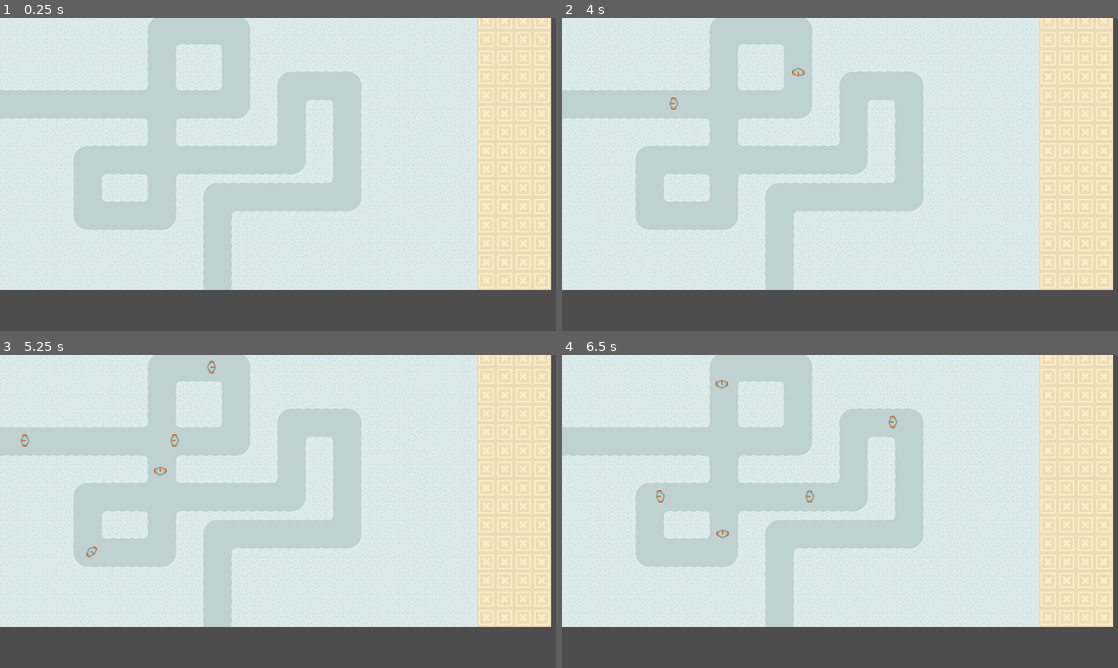
Above: before the commit, frames 1-4 (two rows, left to right).
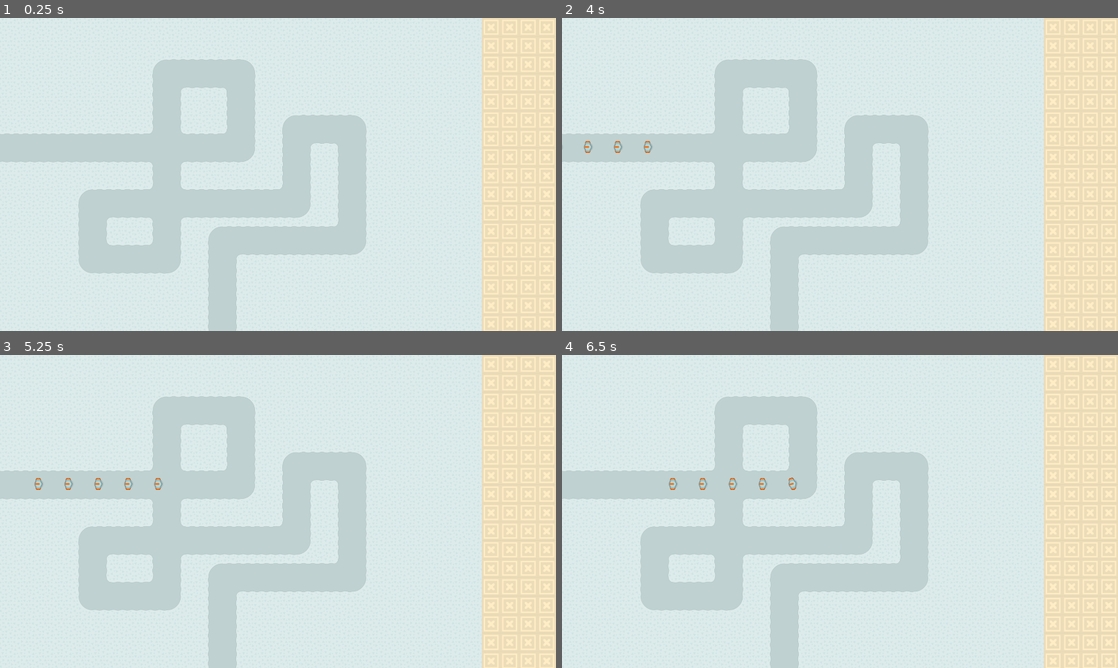
Above: after the commit, the same moments.

Repository: higaAndrew/yesterdayTD
Game: Godot game, scene res://maps/btd6_map.tscn
The game is run twice, just before and just after one commit, with the same random seed, the same clock (stepped at 60 frames per second) and the same inputs.
Inputs:
- Up to frame 1 (0.25 s): no input
- Up to frame 2 (4 s): tap Enter at 0.5, 2 s; tap Space at 1.25, 2.75 s
- Up to frame 3 (5.25 s): no input
- Up to frame 4 (6.5 s): no input

The runs differ from the first frame. In frame 1, 31% of the frame differs, in the area x 0-100%, y 0-100%; in frame 2, 31%; in frame 3, 31%; in frame 4, 31%.

Commit message:
added health component and map exit objective

Diff:
--- /dev/null
+++ b/Yesterday's TD/components/damage_component.gd
@@ -0,0 +1,4 @@
+class_name DamageComponent
+extends Node2D
+
+@export var damage := 1.0
--- /dev/null
+++ b/Yesterday's TD/components/damage_component.tscn
@@ -0,0 +1,6 @@
+[gd_scene load_steps=2 format=3 uid="uid://cnsxlsmmva55o"]
+
+[ext_resource type="Script" path="res://components/damage_component.gd" id="1_t301e"]
+
+[node name="DamageComponent" type="Node2D"]
+script = ExtResource("1_t301e")
--- a/Yesterday's TD/components/health_component.gd
+++ b/Yesterday's TD/components/health_component.gd
@@ -1,15 +1,30 @@
 class_name HealthComponent
-extends Node
+extends Node2D
 
-@export var damage_sound: AudioStreamPlayer
-@export var death_sound: AudioStreamPlayer
-@export var health := 100
+signal took_damage(current_health: float)
+signal health_zero
 
-var dead := false
+@export var max_health := 100.00
+@export var starting_health := max_health
 
-func die() -> void:
-	dead = true
-	health = 0
-	if death_sound:
-		death_sound.play()
-	get_parent().queue_free()
+var current_health
+
+
+func initialize_health() -> void:
+	# set starting health
+	# if a starting health hasn't been set, just default to the max health
+	if starting_health == 0:
+		current_health = max_health
+	else:
+		current_health = starting_health
+
+
+func take_damage(damage: float) -> void:
+	# deal damage and subtract it from health
+	# if health is below zero, set it to zero
+	if current_health > 0.0:
+		current_health -= damage
+		took_damage.emit(current_health)
+	elif current_health < 0.0:
+		current_health = 0.0
+		health_zero.emit()
--- a/Yesterday's TD/components/health_component.tscn
+++ b/Yesterday's TD/components/health_component.tscn
@@ -1,6 +1,6 @@
-[gd_scene load_steps=2 format=3 uid="uid://dam5el5b3n68c"]
+[gd_scene load_steps=2 format=3 uid="uid://bnaf32ds8tyh8"]
 
 [ext_resource type="Script" path="res://components/health_component.gd" id="1_h76ue"]
 
-[node name="HealthComponent" type="Node"]
+[node name="HealthComponent" type="Node2D"]
 script = ExtResource("1_h76ue")
--- /dev/null
+++ b/Yesterday's TD/components/hitbox_component.gd
@@ -0,0 +1,35 @@
+class_name HitboxComponent
+extends Area2D
+
+signal enemy_entered(enemy: Node2D)
+signal enemy_exited(enemy: Node2D)
+signal tower_entered(tower: Node2D)
+signal tower_exited(tower: Node2D)
+
+@export var health_component: HealthComponent
+
+@onready var collision_shape: CollisionShape2D= get_child(0)
+
+
+func enable_collision() -> void:
+	collision_shape.set_deferred("disabled", false)
+
+
+func disable_collision() -> void:
+	collision_shape.set_deferred("disabled", true)
+
+
+func _on_body_entered(body: Node2D) -> void:
+	# determine what collided with self
+	if body.is_in_group("enemy"):
+		enemy_entered.emit(body)
+	elif body.is_in_group("tower"):
+		tower_entered.emit(body)
+
+
+func _on_body_exited(body: Node2D) -> void:
+	# determine what stopped colliding with selfhow
+	if body.is_in_group("enemy"):
+		enemy_exited.emit(body)
+	elif body.is_in_group("tower"):
+		tower_exited.emit(body)
--- /dev/null
+++ b/Yesterday's TD/components/hitbox_component.tscn
@@ -0,0 +1,14 @@
+[gd_scene load_steps=2 format=3 uid="uid://boec0e7ocyg1x"]
+
+[ext_resource type="Script" path="res://components/hitbox_component.gd" id="1_hajs4"]
+
+[node name="HitboxComponent" type="Area2D"]
+collision_layer = 0
+collision_mask = 0
+script = ExtResource("1_hajs4")
+
+[node name="Hitbox" type="CollisionShape2D" parent="."]
+debug_color = Color(0.992157, 0, 0.254902, 0.203922)
+
+[connection signal="body_entered" from="." to="." method="_on_body_entered"]
+[connection signal="body_exited" from="." to="." method="_on_body_exited"]
--- a/Yesterday's TD/components/path_follow_component.gd
+++ b/Yesterday's TD/components/path_follow_component.gd
@@ -1,20 +1,17 @@
+class_name PathFollowComponent
 extends Node2D
 
+@export var health_component: HealthComponent
 @export var speed_component: SpeedComponent
-@export var health_component: HealthComponent
+
+var stopped := false
 
 @onready var path := $"../../" as PathFollow2D
-
-var finished := false
 
 
 func _physics_process(delta: float) -> void:
 	# follow along the map's path
 	path.set_progress(path.get_progress() + speed_component.speed * delta)
-	# delete when reaching exit
+	# if node has reached the end of the path and nothing has happened, throw an error
 	if path.get_progress_ratio() == 1:
-		# if parent has health, set it to 0 and delete it
-		if health_component and not finished:
-			health_component.die()
-		# only execute once
-		finished = true
+		push_error("Object has reached end of path with no reaction. Are you missing the objective?")
--- a/Yesterday's TD/components/speed_component.gd
+++ b/Yesterday's TD/components/speed_component.gd
@@ -1,4 +1,4 @@
 class_name SpeedComponent
-extends Node
+extends Node2D
 
 @export var speed := 100
--- a/Yesterday's TD/components/speed_component.tscn
+++ b/Yesterday's TD/components/speed_component.tscn
@@ -1,6 +1,6 @@
-[gd_scene load_steps=2 format=3 uid="uid://c5flvivtmyn06"]
+[gd_scene load_steps=2 format=3 uid="uid://cvnnnkilx5af0"]
 
 [ext_resource type="Script" path="res://components/speed_component.gd" id="1_8vrc3"]
 
-[node name="SpeedComponent" type="Node"]
+[node name="SpeedComponent" type="Node2D"]
 script = ExtResource("1_8vrc3")
--- /dev/null
+++ b/Yesterday's TD/entities/enemies/robots/enemy2/enemy_2.tscn
@@ -0,0 +1,48 @@
+[gd_scene load_steps=7 format=3 uid="uid://c2id8k7jlq4e5"]
+
+[ext_resource type="Texture2D" uid="uid://y0d27pup6vc5" path="res://assets/enemies/robots/piston/robot1_gun.png" id="1_5qi5s"]
+[ext_resource type="Script" path="res://components/hitbox_component.gd" id="2_25eos"]
+[ext_resource type="Script" path="res://components/health_component.gd" id="3_ta0wx"]
+[ext_resource type="Script" path="res://components/speed_component.gd" id="4_3rxnn"]
+
+[sub_resource type="SpriteFrames" id="SpriteFrames_ga8m1"]
+animations = [{
+"frames": [],
+"loop": true,
+"name": &"die",
+"speed": 5.0
+}, {
+"frames": [{
+"duration": 1.0,
+"texture": ExtResource("1_5qi5s")
+}],
+"loop": true,
+"name": &"idle",
+"speed": 5.0
+}]
+
+[sub_resource type="CapsuleShape2D" id="CapsuleShape2D_w22ky"]
+radius = 26.0
+height = 58.0
+
+[node name="Enemy2" type="PathFollow2D"]
+
+[node name="Enemy2" type="CharacterBody2D" parent="."]
+
+[node name="AnimatedSprite2D" type="AnimatedSprite2D" parent="Enemy2"]
+sprite_frames = SubResource("SpriteFrames_ga8m1")
+animation = &"idle"
+autoplay = "idle"
+
+[node name="CollisionShape2D" type="CollisionShape2D" parent="Enemy2"]
+shape = SubResource("CapsuleShape2D_w22ky")
+
+[node name="HitboxComponent" type="Area2D" parent="Enemy2" node_paths=PackedStringArray("health_component")]
+script = ExtResource("2_25eos")
+health_component = NodePath("../HealthComponent")
+
+[node name="HealthComponent" type="Node2D" parent="Enemy2"]
+script = ExtResource("3_ta0wx")
+
+[node name="SpeedComponent" type="Node2D" parent="Enemy2"]
+script = ExtResource("4_3rxnn")
--- a/Yesterday's TD/entities/enemies/robots/piston/piston.gd
+++ b/Yesterday's TD/entities/enemies/robots/piston/piston.gd
@@ -1,2 +1,8 @@
 class_name Piston
-extends PathFollow2D
+extends CharacterBody2D
+
+@onready var health_component := $HealthComponent as HealthComponent
+@onready var damage_component := $DamageComponent as DamageComponent
+
+func _ready() -> void:
+	health_component.initialize_health()
--- a/Yesterday's TD/entities/enemies/robots/piston/piston.tscn
+++ b/Yesterday's TD/entities/enemies/robots/piston/piston.tscn
@@ -7,10 +7,12 @@
 [ext_resource type="Texture2D" uid="uid://bfd8jtx3tya8n" path="res://assets/effects/robot_death/explosionSmoke4.png" id="4_4g0f2"]
 [ext_resource type="Texture2D" uid="uid://cxfhod374t8ac" path="res://assets/effects/robot_death/explosionSmoke5.png" id="5_4qfwk"]
 [ext_resource type="Texture2D" uid="uid://bb65qlw8e7icj" path="res://assets/enemies/robots/piston/robot1_stand.png" id="6_7ae0j"]
-[ext_resource type="PackedScene" uid="uid://uc2jeyvfhvsl" path="res://components/path_follow_component.tscn" id="7_xjso5"]
 [ext_resource type="Script" path="res://components/speed_component.gd" id="8_mp73h"]
 [ext_resource type="Script" path="res://components/health_component.gd" id="9_0ehvv"]
 [ext_resource type="AudioStream" uid="uid://c0j7l2dcmfa2" path="res://assets/sounds/Material Layer Metal C.wav" id="10_jg614"]
+[ext_resource type="PackedScene" uid="uid://boec0e7ocyg1x" path="res://components/hitbox_component.tscn" id="12_pe2c0"]
+[ext_resource type="Script" path="res://components/path_follow_component.gd" id="13_3uwld"]
+[ext_resource type="Script" path="res://components/damage_component.gd" id="13_cxr4j"]
 
 [sub_resource type="SpriteFrames" id="SpriteFrames_525do"]
 animations = [{
@@ -43,35 +45,52 @@
 "speed": 5.0
 }]
 
-[sub_resource type="CapsuleShape2D" id="CapsuleShape2D_2r43l"]
+[sub_resource type="CapsuleShape2D" id="CapsuleShape2D_xhx5n"]
 radius = 15.0
-height = 46.0
+height = 48.0
 
-[node name="Piston" type="PathFollow2D"]
+[sub_resource type="CapsuleShape2D" id="CapsuleShape2D_h2gkj"]
+radius = 15.0
+height = 48.0
+
+[node name="Piston" type="PathFollow2D" groups=["enemy", "robot"]]
 loop = false
+
+[node name="Piston" type="CharacterBody2D" parent="." groups=["enemy", "robot"]]
+collision_mask = 4
 script = ExtResource("1_kdqmm")
 
-[node name="Area2D" type="Area2D" parent="."]
-
-[node name="AnimatedSprite2D" type="AnimatedSprite2D" parent="Area2D"]
+[node name="AnimatedSprite2D" type="AnimatedSprite2D" parent="Piston"]
 sprite_frames = SubResource("SpriteFrames_525do")
 animation = &"idle"
 autoplay = "idle"
 
-[node name="CollisionShape2D" type="CollisionShape2D" parent="Area2D"]
-shape = SubResource("CapsuleShape2D_2r43l")
+[node name="CollisionShape2D" type="CollisionShape2D" parent="Piston"]
+shape = SubResource("CapsuleShape2D_xhx5n")
 
-[node name="HealthComponent" type="Node" parent="Area2D" node_paths=PackedStringArray("death_sound")]
-script = ExtResource("9_0ehvv")
-death_sound = NodePath("../DeathSound")
+[node name="DeathSound" type="AudioStreamPlayer" parent="Piston"]
+stream = ExtResource("10_jg614")
 
-[node name="SpeedComponent" type="Node" parent="Area2D"]
-script = ExtResource("8_mp73h")
-speed = 1000
-
-[node name="PathFollowComponent" parent="Area2D" node_paths=PackedStringArray("speed_component", "health_component") instance=ExtResource("7_xjso5")]
-speed_component = NodePath("../SpeedComponent")
+[node name="HitboxComponent" parent="Piston" node_paths=PackedStringArray("health_component") instance=ExtResource("12_pe2c0")]
+collision_layer = 1
 health_component = NodePath("../HealthComponent")
 
-[node name="DeathSound" type="AudioStreamPlayer" parent="Area2D"]
-stream = ExtResource("10_jg614")
+[node name="Hitbox" parent="Piston/HitboxComponent" index="0"]
+shape = SubResource("CapsuleShape2D_h2gkj")
+
+[node name="HealthComponent" type="Node2D" parent="Piston"]
+script = ExtResource("9_0ehvv")
+
+[node name="SpeedComponent" type="Node2D" parent="Piston"]
+script = ExtResource("8_mp73h")
+speed = 200
+
+[node name="DamageComponent" type="Node2D" parent="Piston"]
+script = ExtResource("13_cxr4j")
+
+[node name="PathFollowComponent2" type="Node2D" parent="Piston" node_paths=PackedStringArray("health_component", "speed_component")]
+script = ExtResource("13_3uwld")
+health_component = NodePath("../HealthComponent")
+speed_component = NodePath("../SpeedComponent")
+
+[editable path="Piston/HitboxComponent"]
--- a/Yesterday's TD/maps/btd6_map.gd
+++ b/Yesterday's TD/maps/btd6_map.gd
@@ -13,8 +13,12 @@
 	[	# wave 1
 		{"enemy_type": "piston", "enemy_count": 5, "spawn_delay": 0.5, "group_delay": 2.0},
 		{"enemy_type": "piston", "enemy_count": 10, "spawn_delay": 0.25, "group_delay": 5.0},
-		{"enemy_type": "piston", "enemy_count": 7, "spawn_delay": 0.1, "group_delay": 0.0},
+		{"enemy_type": "piston", "enemy_count": 7, "spawn_delay": 0.1, "group_delay": 0.1},
 	],
+	[	# wave 2
+		{"enemy_type": "piston", "enemy_count": 30, "spawn_delay": 0.01, "group_delay": 0.001},
+		{"enemy_type": "piston", "enemy_count": 30, "spawn_delay": 0.05, "group_delay": 0.0},
+	]
 ]
 
 
--- a/Yesterday's TD/maps/btd6_map.tscn
+++ b/Yesterday's TD/maps/btd6_map.tscn
@@ -463,15 +463,14 @@
 
 [sub_resource type="Curve2D" id="Curve2D_40nko"]
 _data = {
-"points": PackedVector2Array(0, 0, 0, 0, -79, 445, 0, 0, 0,  …(723 unchanged characters)… 63.9803, 767, 820, 0, 0, 0, 0, 768, 1152)
+"points": PackedVector2Array(0, 0, 0, 0, -79, 445, 0, 0, 0,  …(723 unchanged characters)… 63.9803, 767, 820, 0, 0, 0, 0, 768, 1152, 0, 0, 0, 0, 769, 1619)
 }
-point_count = 24
+point_count = 25
 
 [node name="BTD6Map" type="Node2D"]
 script = ExtResource("1_1w58e")
 
 [node name="Camera2D" parent="." instance=ExtResource("1_8xxvl")]
-position = Vector2(17, 150)
 anchor_mode = 0
 
 [node name="MonkeyMeadow" type="TextureRect" parent="."]
@@ -481,6 +480,7 @@
 texture = ExtResource("1_y4di1")
 
 [node name="TileMap" type="TileMap" parent="."]
+z_index = -1000
 tile_set = SubResource("TileSet_e2cai")
 format = 2
 layer_0/name = "Ground"
@@ -499,7 +499,10 @@
 [node name="Spawner" parent="." instance=ExtResource("5_ux7xf")]
 position = Vector2(-79, 445)
 
+[node name="Objective" parent="." instance=ExtResource("7_yo4ga")]
+position = Vector2(765, 1080)
+
 [node name="Gamerules" parent="." instance=ExtResource("7_uh61t")]
 
-[node name="Objective" parent="." instance=ExtResource("7_yo4ga")]
-position = Vector2(769, 1171)
+[editable path="Objective"]
+[editable path="Objective/HitboxComponent"]
--- a/Yesterday's TD/maps/gamerules/gamerules.gd
+++ b/Yesterday's TD/maps/gamerules/gamerules.gd
@@ -1,5 +1,6 @@
 class_name Gamerules
 extends Node
 
+# gamemode types: classic, eggs, reverse, x2, x10
 @export var gamemode := "classic"
 @export var monet := 500
--- a/Yesterday's TD/maps/objective/objective.gd
+++ b/Yesterday's TD/maps/objective/objective.gd
@@ -1,5 +1,34 @@
 class_name Objective
 extends Area2D
 
-# gamemode types: classic, eggs, reverse, x2, x10
-@export var gamemode := "classic"
+@onready var health_component := $HealthComponent as HealthComponent
+@onready var hitbox_component := $HitboxComponent as HitboxComponent
+@onready var collision_shape := $CollisionShape2D as CollisionShape2D
+@onready var life_lost := $LifeLost as AudioStreamPlayer
+
+
+func _ready() -> void:
+	health_component.initialize_health()
+	health_component.took_damage.connect(_health_changed)
+	health_component.health_zero.connect(_die)
+	hitbox_component.enemy_exited.connect(_enemy_exited)
+
+
+func _health_changed(current_health: float) -> void:
+	print("The objective now has %s health remaining!" % current_health)
+
+
+func _die() -> void:
+	print("The objective is dead!")
+
+
+func _enemy_exited(enemy: Node2D) -> void:
+	# if an enemy has passed the objective without being killed, the objective takes damage
+	health_component.take_damage(enemy.damage_component.damage)
+	# check to see if enemy is a child of PathFollow2D
+	var enemy_parent = enemy.get_parent()
+	if enemy_parent is PathFollow2D:
+		enemy_parent.queue_free()
+		life_lost.play()
+	else:
+		enemy.queue_free()
--- a/Yesterday's TD/maps/objective/objective.tscn
+++ b/Yesterday's TD/maps/objective/objective.tscn
@@ -1,16 +1,36 @@
-[gd_scene load_steps=4 format=3 uid="uid://ds456n3wq4sok"]
+[gd_scene load_steps=7 format=3 uid="uid://ds456n3wq4sok"]
 
 [ext_resource type="Script" path="res://maps/objective/objective.gd" id="1_mg63i"]
-[ext_resource type="AudioStream" uid="uid://b0jjmr6ngw7lv" path="res://assets/sounds/Casual Enemy Damage C.wav" id="2_qsb76"]
+[ext_resource type="Script" path="res://components/health_component.gd" id="2_awtpy"]
+[ext_resource type="PackedScene" uid="uid://boec0e7ocyg1x" path="res://components/hitbox_component.tscn" id="3_tmjf1"]
+[ext_resource type="AudioStream" uid="uid://b0jjmr6ngw7lv" path="res://assets/sounds/Casual Enemy Damage C.wav" id="4_wvskj"]
 
-[sub_resource type="RectangleShape2D" id="RectangleShape2D_qtwpt"]
-size = Vector2(64, 64)
+[sub_resource type="CircleShape2D" id="CircleShape2D_agf0o"]
+radius = 32.0
+
+[sub_resource type="CircleShape2D" id="CircleShape2D_fbe5m"]
+radius = 32.0
 
 [node name="Objective" type="Area2D"]
+collision_layer = 8
 script = ExtResource("1_mg63i")
 
 [node name="CollisionShape2D" type="CollisionShape2D" parent="."]
-shape = SubResource("RectangleShape2D_qtwpt")
+shape = SubResource("CircleShape2D_agf0o")
 
-[node name="AudioStreamPlayer" type="AudioStreamPlayer" parent="."]
-stream = ExtResource("2_qsb76")
+[node name="HitboxComponent" parent="." node_paths=PackedStringArray("health_component") instance=ExtResource("3_tmjf1")]
+collision_layer = 8
+collision_mask = 1
+health_component = NodePath("../HealthComponent")
+
+[node name="Hitbox" parent="HitboxComponent" index="0"]
+shape = SubResource("CircleShape2D_fbe5m")
+
+[node name="HealthComponent" type="Node2D" parent="."]
+script = ExtResource("2_awtpy")
+
+[node name="LifeLost" type="AudioStreamPlayer" parent="."]
+stream = ExtResource("4_wvskj")
+max_polyphony = 5
+
+[editable path="HitboxComponent"]
--- a/Yesterday's TD/maps/spawner/spawner.gd
+++ b/Yesterday's TD/maps/spawner/spawner.gd
@@ -17,6 +17,8 @@
 var enemy_count := 0
 var spawn_delay := 0.0
 var group_delay := 0.0
+var wave_delay := 10
+var z_level := 0
 
 @onready var map := $"../" as Node2D
 @onready var path := $"../Path2D" as Path2D
@@ -57,6 +59,8 @@
 	elif current_group == group_count:
 		current_group = 0
 		current_wave += 1
+		z_level = 0
+		wave_timer.set_wait_time(wave_delay)
 		wave_timer.start()
 		print("next wave!")
 
@@ -65,10 +69,16 @@
 	# when SpawnTimer ends, spawn the enemy on the path, and set up the next SpawnTimer
 	if enemy_iter < enemy_count:
 		spawn_timer.set_wait_time(spawn_delay)
+		if spawn_delay == 0.0:
+			spawn_timer.set_wait_time(1)
 		print(enemy_iter)
 		var enemy: PathFollow2D = enemies[enemy_type].instantiate()
 		path.add_child(enemy)
-		enemy.global_position = path.global_position
+
+		# to prevent z-fighting
+		enemy.z_index = z_level
+		z_level -= 1
+
 		enemy_iter += 1
 		spawn_timer.start()
 		print("next enemy!")
--- a/Yesterday's TD/maps/spawner/spawner.tscn
+++ b/Yesterday's TD/maps/spawner/spawner.tscn
@@ -6,6 +6,7 @@
 script = ExtResource("1_0vb0a")
 
 [node name="WaveTimer" type="Timer" parent="."]
+wait_time = 0.1
 one_shot = true
 
 [node name="GroupTimer" type="Timer" parent="."]
--- a/Yesterday's TD/project.godot
+++ b/Yesterday's TD/project.godot
@@ -20,3 +20,10 @@
 window/size/viewport_width=1920
 window/size/viewport_height=1080
 window/stretch/mode="viewport"
+
+[layer_names]
+
+2d_physics/layer_1="enemy"
+2d_physics/layer_2="tower"
+2d_physics/layer_3="projectile"
+2d_physics/layer_4="objective"
Not shown: 1 places in Yesterday's TD/components/path_follow_component.tscn that only renumber resources
Not shown: 1 places in Yesterday's TD/entities/enemies/robots/piston/piston.tscn that only renumber resources
